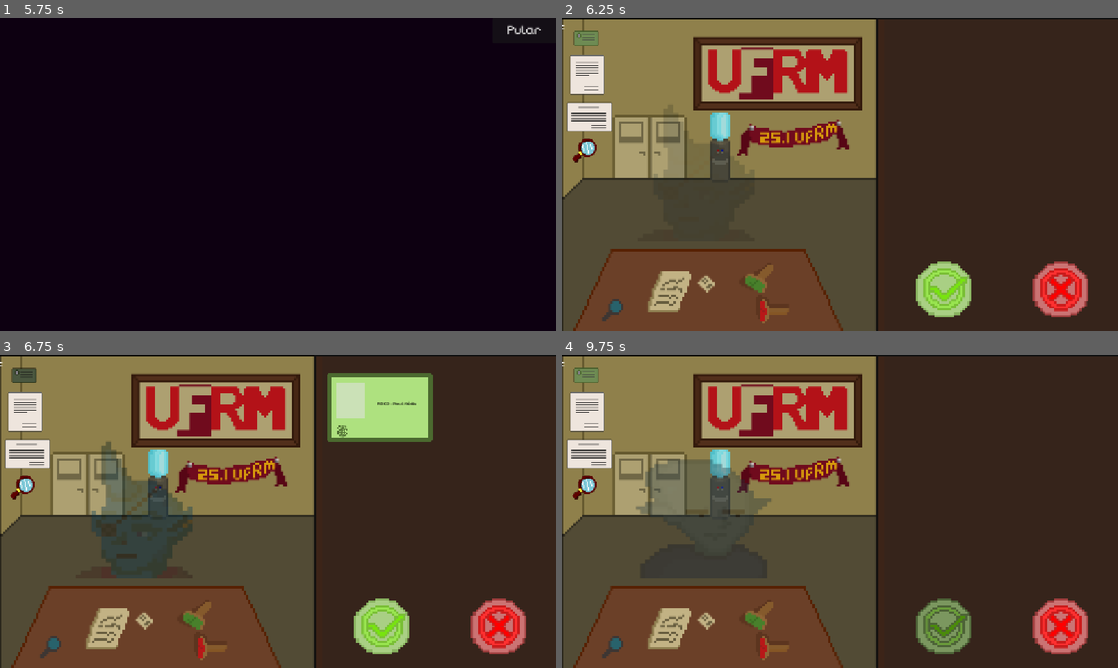
Above: before the commit, frames 1-4 (two rows, left to right).
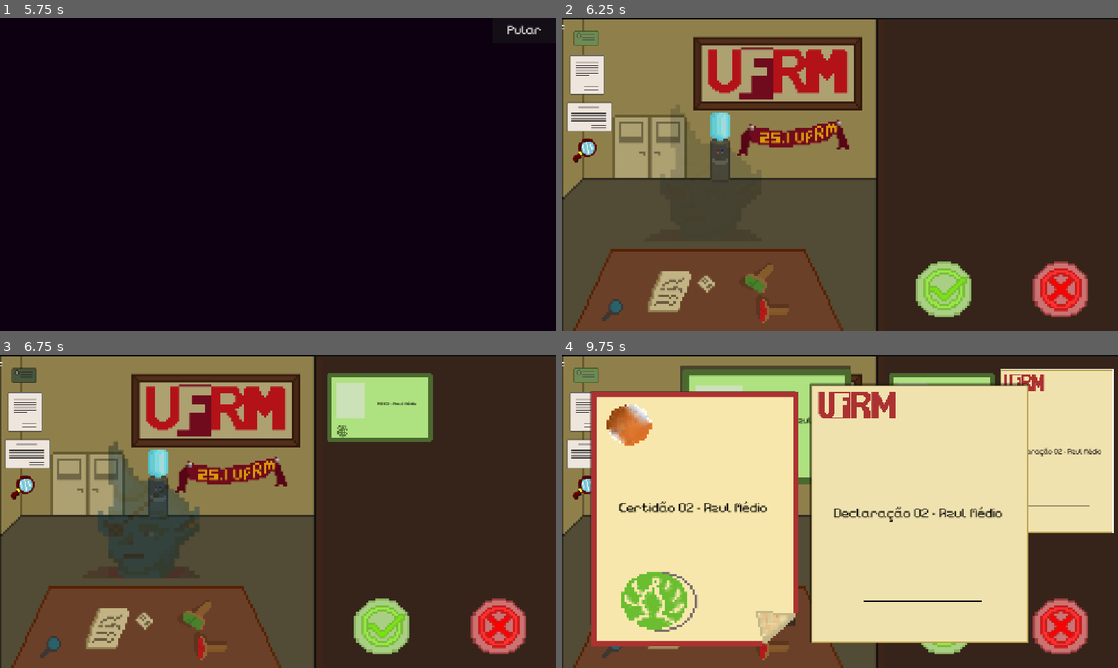
Above: after the commit, the same moments.

Repository: felipemarley/any_colour_you_like
Game: Godot game, scene res://scenes/screens/main_menu.tscn
The game is run twice, just before and just after one commit, with the same random seed, the same clock (stepped at 60 frames per second) and the same inputs.
Inputs (mouse positions are in pixels of both pictures, inside the frame that each line leads up to):
- Up to frame 1 (5.75 s): click "INICIAR" at 0.5 s; move the mouse to (400, 158) at 1.27 s; click (400, 158) at 1.42 s; tap Enter at 2, 3.5 s; drag from (166, 190) to (250, 237) at 2.02 s; tap Space at 2.75, 4.25 s; move the mouse to (333, 105) at 2.77 s; click (333, 105) at 2.92 s; drag from (250, 237) to (111, 127) at 3.52 s; move the mouse to (444, 221) at 4.27 s; click (444, 221) at 4.42 s; drag from (111, 127) to (194, 96) at 5.02 s
- Up to frame 2 (6.25 s): click "Pular" at 5.75 s
- Up to frame 3 (6.75 s): click (27, 386) at 6.5 s
- Up to frame 4 (9.75 s): click (595, 420) at 7.25 s; click (589, 455) at 8 s; click (584, 486) at 8.75 s; click (945, 627) at 9.5 s

Frame 1 is identical in both runs. In frame 2, 0.2% of the frame differs, in the area x 16-22%, y 31-52%; in frame 3, 1.2%; in frame 4, 75%, in the area x 5-100%, y 3-96%.

Commit message:
feat: add checkbox para pular intro

Diff:
--- a/scenes/screens/game.tscn
+++ b/scenes/screens/game.tscn
@@ -892,7 +892,7 @@
 
 [node name="et" type="AnimatedSprite2D" parent="HSplitContainer/SubViewportContainer/SubViewport"]
 show_behind_parent = true
-position = Vector2(326, 382)
+position = Vector2(342, 382)
 scale = Vector2(1.30029, 1.10352)
 sprite_frames = SubResource("SpriteFrames_yqjtg")
 animation = &"blue-03"
@@ -1043,7 +1043,6 @@
 text = "SAIR"
 
 [node name="ZOOM" type="Node2D" parent="."]
-visible = false
 position = Vector2(-2, 6)
 
 [node name="rg" parent="ZOOM" instance=ExtResource("17_0v2ir")]
--- a/scenes/screens/main_menu.tscn
+++ b/scenes/screens/main_menu.tscn
@@ -1,6 +1,7 @@
-[gd_scene load_steps=7 format=3 uid="uid://c88jviheskobs"]
+[gd_scene load_steps=8 format=3 uid="uid://c88jviheskobs"]
 
 [ext_resource type="Texture2D" uid="uid://kljk7yp3h8o2" path="res://assets/background/capa.png" id="1_tgk1t"]
+[ext_resource type="Script" uid="uid://bhb3gsxn88cgq" path="res://scripts/pular_intro.gd" id="2_idsrk"]
 [ext_resource type="AudioStream" uid="uid://brs1k6x2vupou" path="res://assets/sounds/space-bass-loop.wav" id="3_5weqt"]
 
 [sub_resource type="GDScript" id="GDScript_idsrk"]
@@ -171,7 +172,6 @@
 text = "VOLTAR"
 
 [node name="painel_configuracoes" type="Panel" parent="."]
-visible = false
 layout_mode = 1
 anchors_preset = 8
 anchor_left = 0.5
@@ -260,6 +260,18 @@
 script = SubResource("GDScript_5weqt")
 audio_bus_name = "SFX"
 
+[node name="HBoxContainer3" type="HBoxContainer" parent="painel_configuracoes/VBoxContainer"]
+layout_mode = 2
+theme_override_constants/separation = 23
+
+[node name="Label" type="Label" parent="painel_configuracoes/VBoxContainer/HBoxContainer3"]
+layout_mode = 2
+text = "Pular Cutscene"
+
+[node name="pular_intro" type="CheckButton" parent="painel_configuracoes/VBoxContainer/HBoxContainer3"]
+layout_mode = 2
+script = ExtResource("2_idsrk")
+
 [node name="AudioMusic" type="AudioStreamPlayer2D" parent="."]
 stream = ExtResource("3_5weqt")
 autoplay = true
@@ -273,3 +285,4 @@
 [connection signal="pressed" from="painel_configuracoes/bttn_voltar" to="." method="_on_bttn_voltar_das_configs_pressed"]
 [connection signal="value_changed" from="painel_configuracoes/VBoxContainer/HBoxContainer/MusicControl" to="painel_configuracoes/VBoxContainer/HBoxContainer/MusicControl" method="_on_value_changed"]
 [connection signal="value_changed" from="painel_configuracoes/VBoxContainer/HBoxContainer2/SFXControl" to="painel_configuracoes/VBoxContainer/HBoxContainer2/SFXControl" method="_on_value_changed"]
+[connection signal="toggled" from="painel_configuracoes/VBoxContainer/HBoxContainer3/pular_intro" to="painel_configuracoes/VBoxContainer/HBoxContainer3/pular_intro" method="_on_toggled"]
--- a/scripts/aviso.gd
+++ b/scripts/aviso.gd
@@ -7,4 +7,7 @@
 
 func _on_animation_finished(anim_name: String):
 	if anim_name == "entrada-aviso":
-		get_tree().change_scene_to_file("res://scenes/screens/intro.tscn")
+		if Global.pular_intro == false:
+			get_tree().change_scene_to_file("res://scenes/screens/intro.tscn")
+		else:
+			get_tree().change_scene_to_file("res://scenes/screens/game.tscn")
--- a/scripts/global.gd
+++ b/scripts/global.gd
@@ -2,3 +2,4 @@
 
 var aprovados = 0
 var reprovados = 0
+var pular_intro = false
--- /dev/null
+++ b/scripts/pular_intro.gd
@@ -0,0 +1,8 @@
+extends CheckButton
+
+
+func _on_toggled(toggled_on: bool) -> void:
+	if toggled_on == true:
+		Global.pular_intro = true
+	else:
+		Global.pular_intro = false
Not shown, added: scripts/pular_intro.gd.uid
